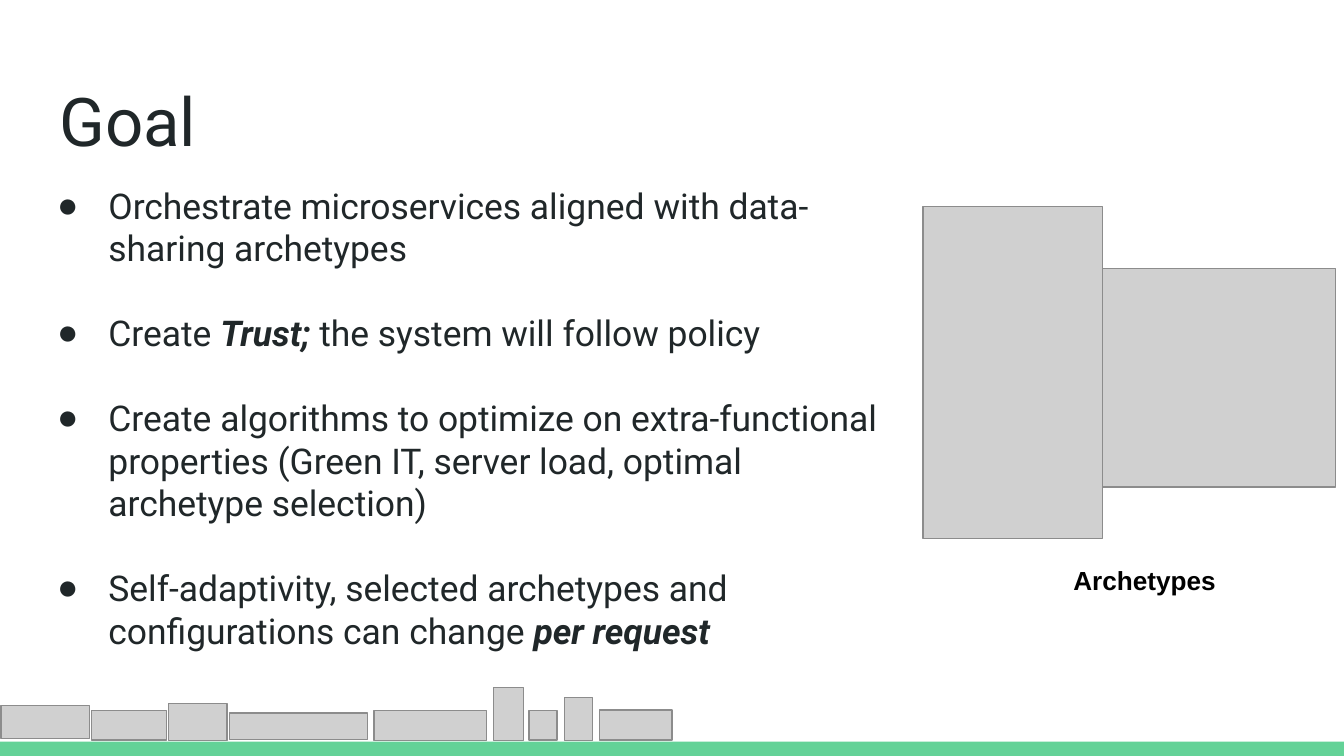
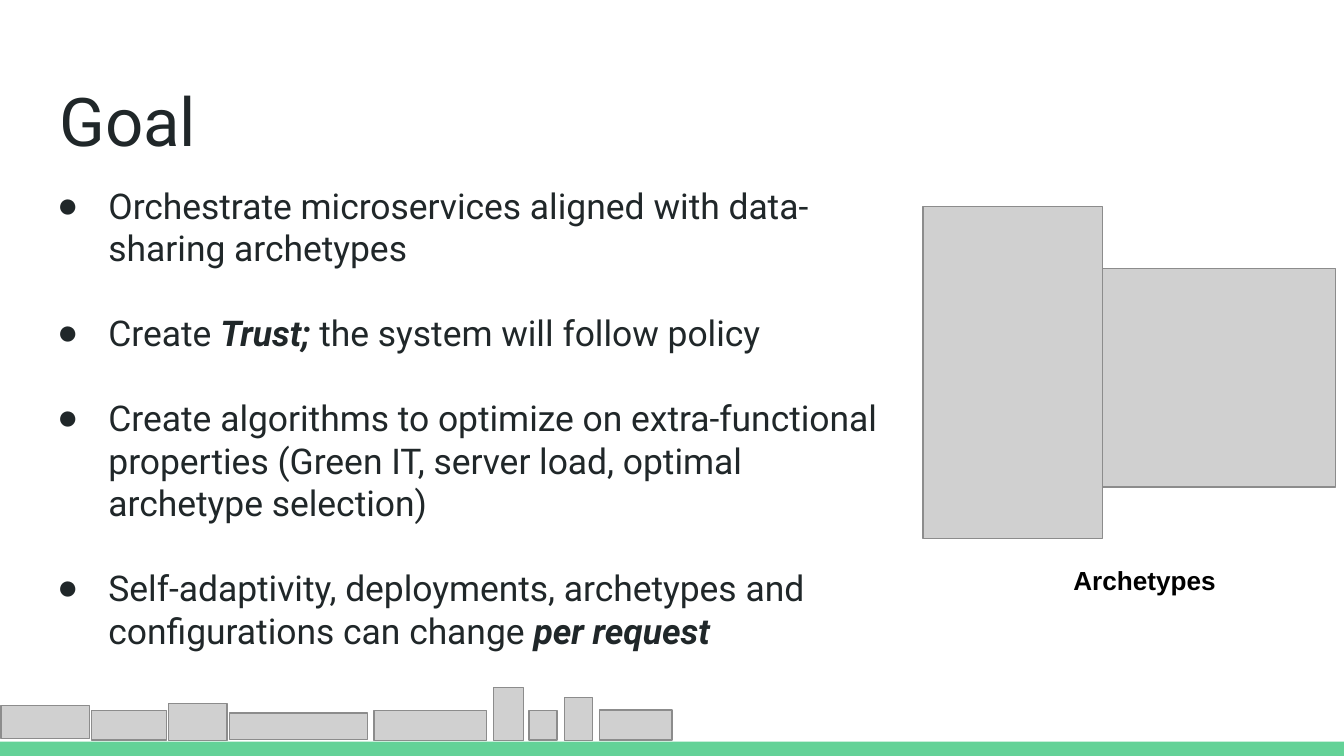
Before and after one commit to Jorrit05/DYNAMOS, a slide deck: slide 2 of docs/slides/panel.pptx. Drawn at 1344x756 pixels with LibreOffice and Linux fonts; fonts in the diff are those of the drawing; grey boxes stand for pictures. Boxes give left, top, right and bottom in pixels: in the first picture for what was removed or moved away, otherwise in the second. Text is boxed around its words. In the diff, an @@ line names an element or a change of style, - is before the commit and + after.

```diff
--- a/docs/slides/panel.pptx
+++ b/docs/slides/panel.pptx
@@ text at [108,574,805,652]: text changed @@
-● Self-adaptivity, selected archetypes and configurations can change per request
+● Self-adaptivity, deployments, archetypes and configurations can change per request
```
Also in this commit, not shown: 3 other slides changed, 9 other files.
